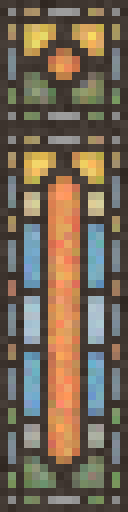
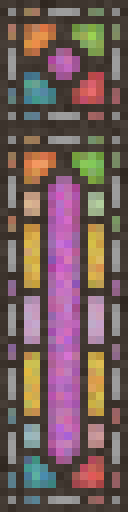
Before/after of a 128×512 layered artwork. What changed in the layer stack:
showed group "CRYSTAL" (7 layers) over [8, 8, 120, 504]
painted on "lime_concrete copy 2" over [88, 224, 104, 288]
painted on "cyan_concrete copy 2" over [24, 352, 40, 416]
painted on "orange_concrete copy 5" over [24, 224, 40, 288]
added layer "yellow_concrete copy 5" (70%) in group "CRYSTAL" over [24, 224, 104, 416]
painted on "RED copy 2" over [88, 352, 104, 416]
hid group "SUNRISE" (5 layers) over [8, 8, 120, 504]
hid "white" over [8, 8, 120, 504]
